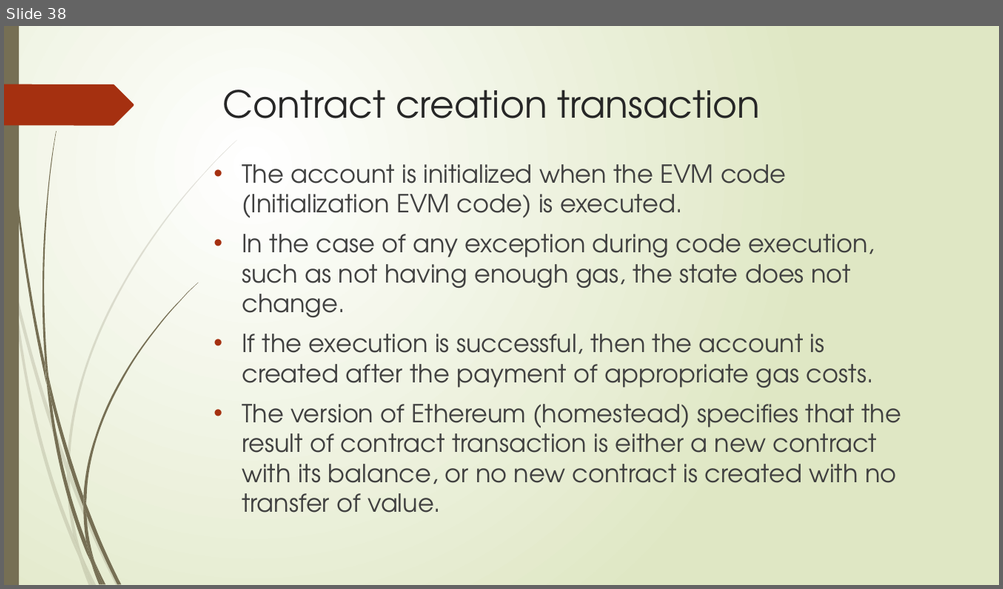
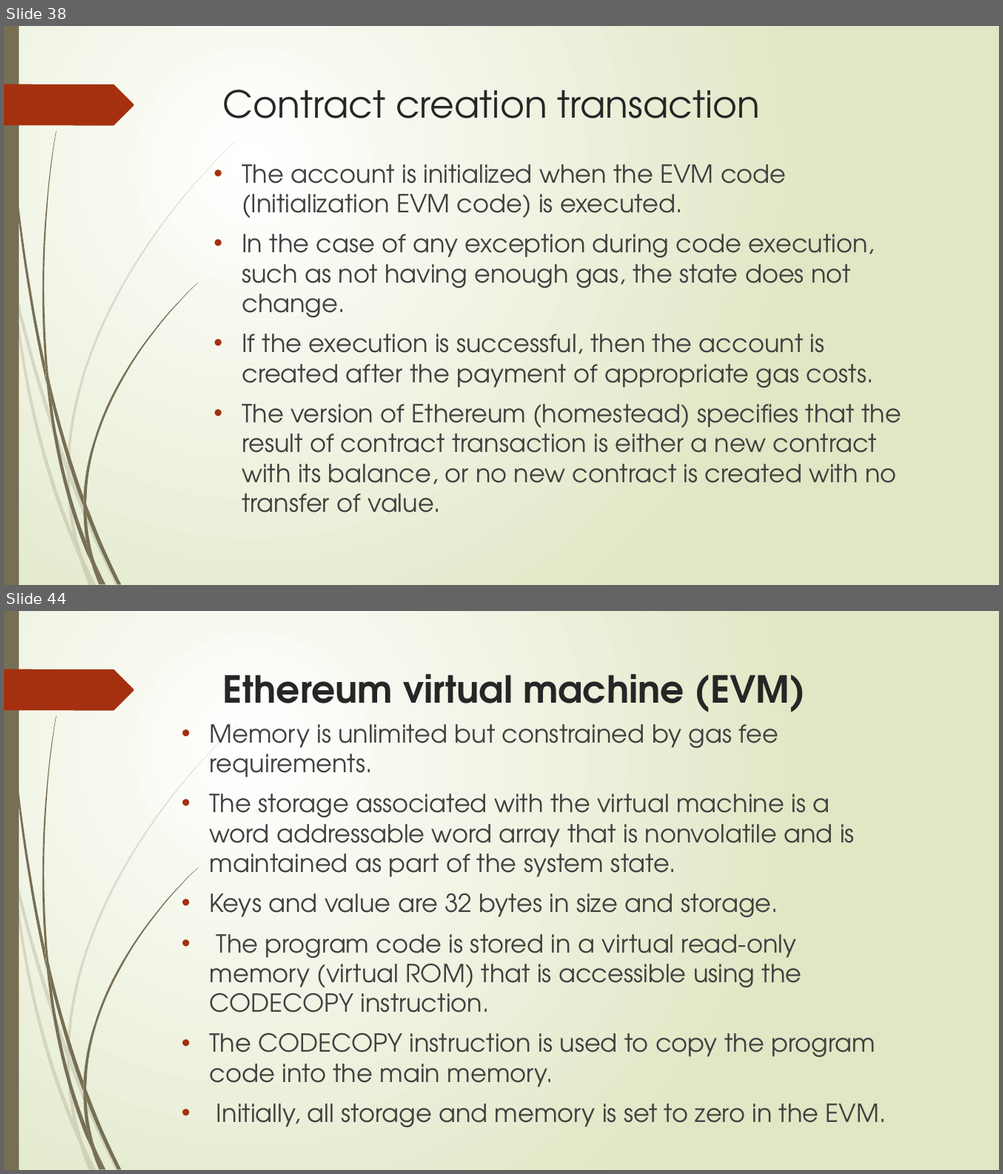
Before and after one commit to sarangparikh22/nmit-blockchain, a slide deck: Distributed Systems 101/Ethereum 101.pptx. Shown one above the other, each under a label of ours: slide 38 before the commit, slides 38 and 44 after it; the slides between them are not shown. The pictures are 1003x589 and 1003x1174 pixels, drawn with LibreOffice and Linux fonts; fonts in the diff are those of the drawing. Boxes give left, top, right and bottom in pixels: in the first picture for what was removed or moved away, otherwise in the second. Text is boxed around its words. In the diff, an @@ line names an element or a change of style, - is before the commit and + after.

```diff
--- a/Distributed Systems 101/Ethereum 101.pptx
+++ b/Distributed Systems 101/Ethereum 101.pptx
@@ slide 44 added at [4,611,999,1170], background gradient #FFFFFF to #DFE8C4; not listed: 24 template elements that a slide beside it also shows @@
@@ title added at [223,674,805,712], 36 pt, text #262626, bold @@
+Ethereum virtual machine (EVM)
@@ text added at [210,724,886,1128], 24 pt, text #404040 @@
+• Memory is unlimited but constrained by gas fee requirements.
+• The storage associated with the virtual machine is a word addressable word array that is nonvolatile and is maintained as part of the system state.
+• Keys and value are 32 bytes in size and storage.
+• The program code is stored in a virtual read-only memory (virtual ROM) that is accessible using the CODECOPY instruction.
+• The CODECOPY instruction is used to copy the program code into the main memory.
+• Initially, all storage and memory is set to zero in the EVM.
```
Also in this commit, not shown: 4 slides changed, 90 other slides added, 1 other file.
